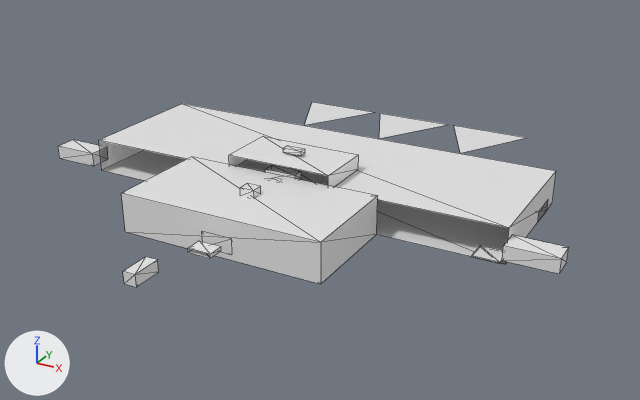
The OBJ model GameData/Meshes/Designs/terran/terran_cruiser_storm_60.obj: old version first, new version second.
Before and after are seen from a camera (50 mm lens) standing at (9.0, -15.79, 7.79) and looking at (0.39, -0.13, -0.04). The axes (+X, +Y, +Z) are drawn at lower left. The lights are the same throughout. The picture after the commit comes second. Mesh edges are drawn as thin lines. Where no turn or scale is listed for an object, it has been applied to the vertices. Vertices at exactly the same position are counted once.

In view in the first picture: 'terran_cruiser_storm_60'.
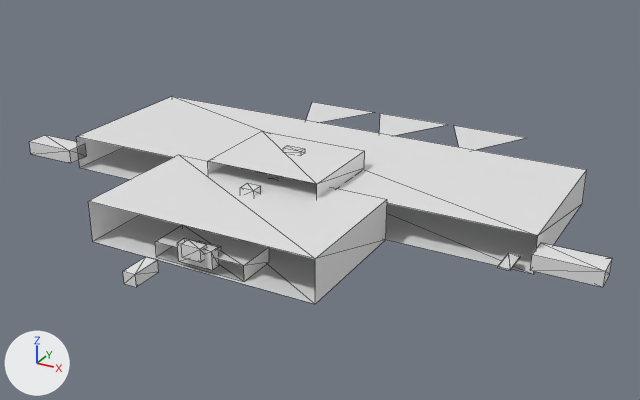
Location of each change, [x1, y1, x2, y2] in pixels of the pictures (640 x 400 px; the box of a moved part takes in the faces that stretch with it):
```json
{"object": "terran_cruiser_storm_60", "change": "reshaped", "before": [58, 102, 569, 287], "after": [29, 96, 612, 304], "on screen": "14% wider, 12% taller"}
{"part": 1, "of": "me_terran_cruiser_storm_60", "change": "moved or reshaped", "before": [229, 136, 359, 187], "after": [76, 96, 587, 274]}
{"part": 2, "of": "me_terran_cruiser_storm_60", "change": "moved or reshaped", "before": [99, 104, 556, 264], "after": [88, 155, 387, 304]}
{"part": 3, "of": "me_terran_cruiser_storm_60", "change": "added", "after": [177, 238, 219, 270]}
{"part": 4, "of": "me_terran_cruiser_storm_60", "change": "added", "after": [181, 240, 207, 262]}
{"part": 5, "of": "me_terran_cruiser_storm_60", "change": "added", "after": [29, 135, 86, 163]}
{"part": 6, "of": "me_terran_cruiser_storm_60", "change": "added", "after": [530, 243, 612, 287]}
{"part": 7, "of": "me_terran_cruiser_storm_60", "change": "deleted", "before": [58, 140, 548, 263], "on screen": "mostly hidden"}
{"part": 8, "of": "me_terran_cruiser_storm_60", "change": "built on", "before": [121, 157, 378, 284], "after": [155, 131, 365, 281]}
{"part": 9, "of": "me_terran_cruiser_storm_60", "change": "moved or reshaped", "before": [502, 235, 569, 274], "after": [497, 253, 521, 271]}
```

Scene script edits in JSON lines:
```json
{"block": "me_terran_cruiser_storm_60", "where": "# used by ob_terran_cruiser_storm_60; location = (0.0, 0.0, 0.0)"}
{"op": "remove", "block": "me_terran_cruiser_storm_60", "code": "me_terran_cruiser_storm_60.from_pydata(...)  # 471 vertices, 473 faces; spans x -5.99..5.99, y -5.97..5.93, z 0.0..1.23"}
{"op": "add", "block": "me_terran_cruiser_storm_60", "code": "me_terran_cruiser_storm_60.from_pydata(...)  # 487 vertices, 485 faces; spans x -6.78..6.78, y -5.97..5.93, z 0.0..1.23"}
{"block": "me_terran_cruiser_storm_60", "change": "me_terran_cruiser_storm_60 part 1: the loose piece of 8 vertices spanning x -1.19..1.19, y -1.26..0.1, z 0.76..1.1 is scaled about its middle by (4.6, 2.67, 2.34), then moved by (0.0, 1.12, -0.53)"}
{"block": "me_terran_cruiser_storm_60", "change": "me_terran_cruiser_storm_60 part 2: the loose piece of 8 vertices spanning x -4.92..4.92, y -1.17..2.05, z 0.0..0.76 is scaled about its middle by (0.51, 0.892, 1.15), then moved by (0.0, -3.17, 0.06)"}
{"block": "me_terran_cruiser_storm_60", "change": "me_terran_cruiser_storm_60 part 3: a new loose piece, a box spanning x -0.38..0.38, y -4.19..-3.97, z 0.12..0.5"}
{"block": "me_terran_cruiser_storm_60", "change": "me_terran_cruiser_storm_60 part 4: a new loose piece, a box spanning x -0.21..0.21, y -4.3..-4.08, z 0.29..0.55"}
{"block": "me_terran_cruiser_storm_60", "change": "me_terran_cruiser_storm_60 part 5: a new loose piece, a box spanning x -6.78..-5.5, y -1.56..-1.02, z 0.2..0.52"}
{"block": "me_terran_cruiser_storm_60", "change": "me_terran_cruiser_storm_60 part 6: a new loose piece, a box spanning x 5.5..6.78, y -1.56..-1.02, z 0.2..0.52"}
{"block": "me_terran_cruiser_storm_60", "change": "me_terran_cruiser_storm_60 part 7: 15 loose pieces with 104 vertices, spanning x -5.99..4.92, y -3.49..1.9, z 0.0..0.58, are deleted"}
{"block": "me_terran_cruiser_storm_60", "change": "me_terran_cruiser_storm_60 part 8: 8 vertices removed from x -2.25..2.25, y -3.5..-1.17, z 0.0..0.84; 32 vertices added at x -2.14..2.14, y -4.08..2.09, z 0.0..1.17"}
{"block": "me_terran_cruiser_storm_60", "change": "me_terran_cruiser_storm_60 part 9: 8 vertices removed from x 4.92..5.99, y -1.42..-0.91, z 0.2..0.51; 8 vertices added at x 4.96..5.2, y -1.81..-1.18, z 0.23..0.26"}
{"block": "me_terran_cruiser_storm_60", "change": "other edits to the shape of me_terran_cruiser_storm_60 do not show in these pictures"}
```
